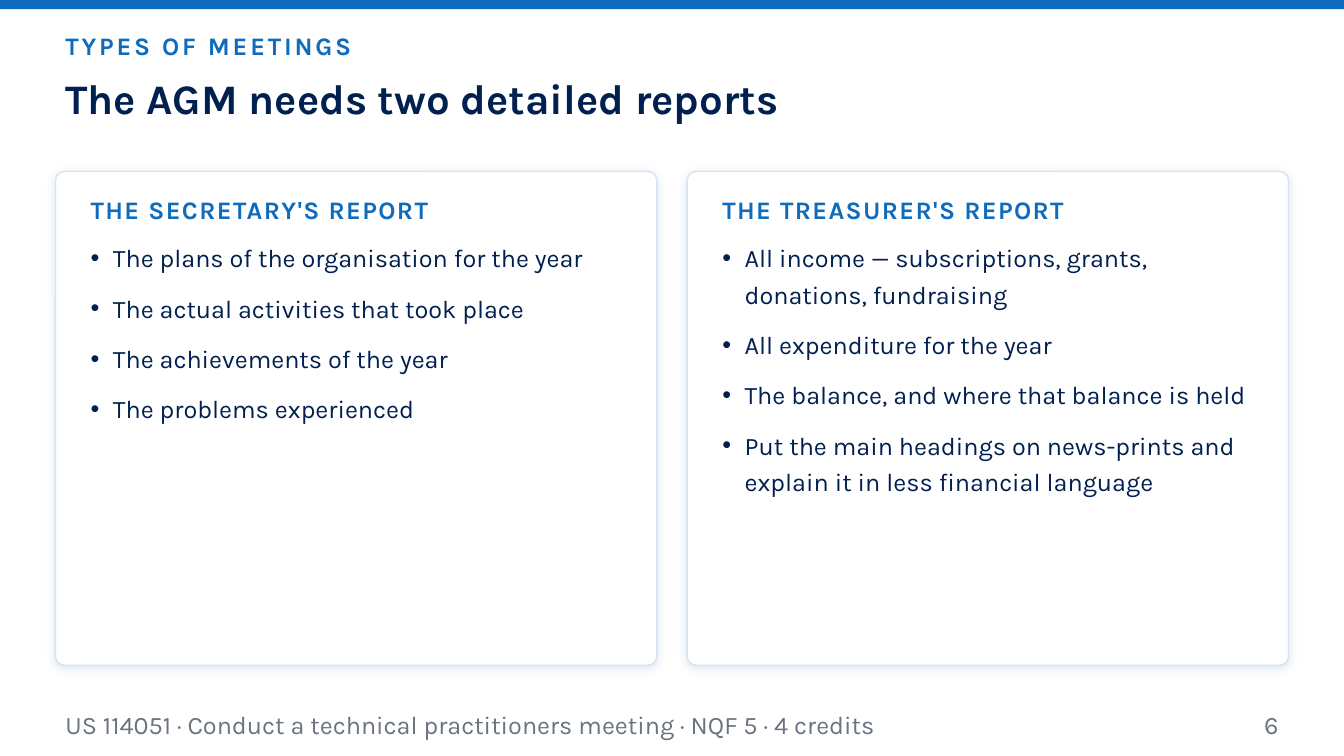
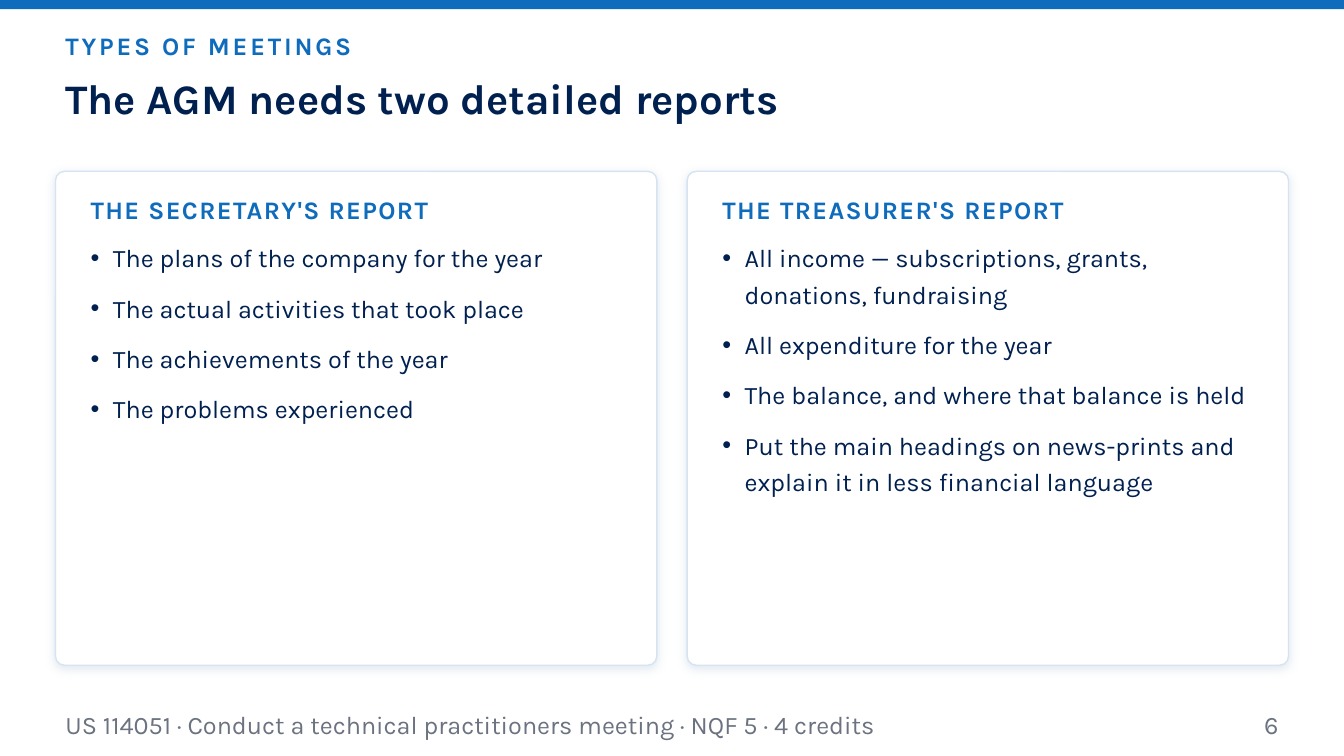
Before and after one commit to andrekyle/ITsystemsupport, a slide deck: slide 6 of public/downloads/US-114051-L1-Knowledge-of-Meetings.pptx. Drawn at 1344x756 pixels with LibreOffice and Linux fonts; fonts in the diff are those of the drawing. Boxes give left, top, right and bottom in pixels: in the first picture for what was removed or moved away, otherwise in the second. Text is boxed around its words. In the diff, an @@ line names an element or a change of style, - is before the commit and + after.

```diff
--- a/public/downloads/US-114051-L1-Knowledge-of-Meetings.pptx
+++ b/public/downloads/US-114051-L1-Knowledge-of-Meetings.pptx
@@ text at (113, 249, 543, 274): text changed @@
-• The plans of the organisation for the year
+• The plans of the company for the year
```
Also in this commit, not shown: 7 other slides changed, 19 other files.
